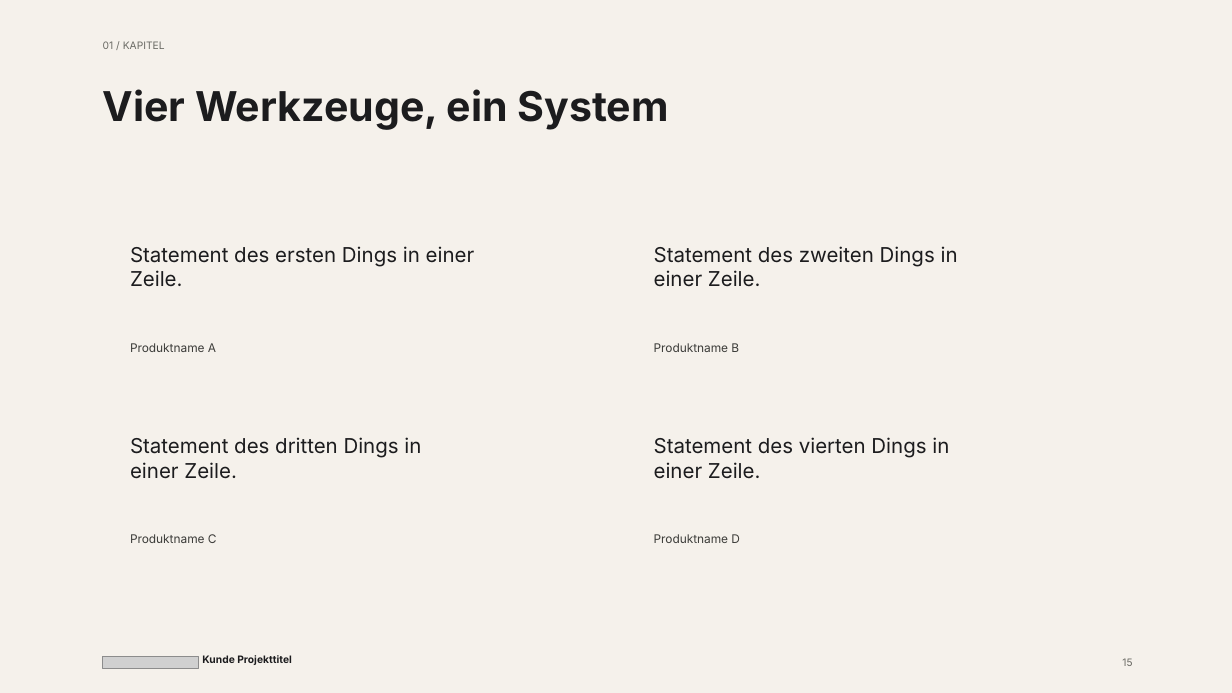
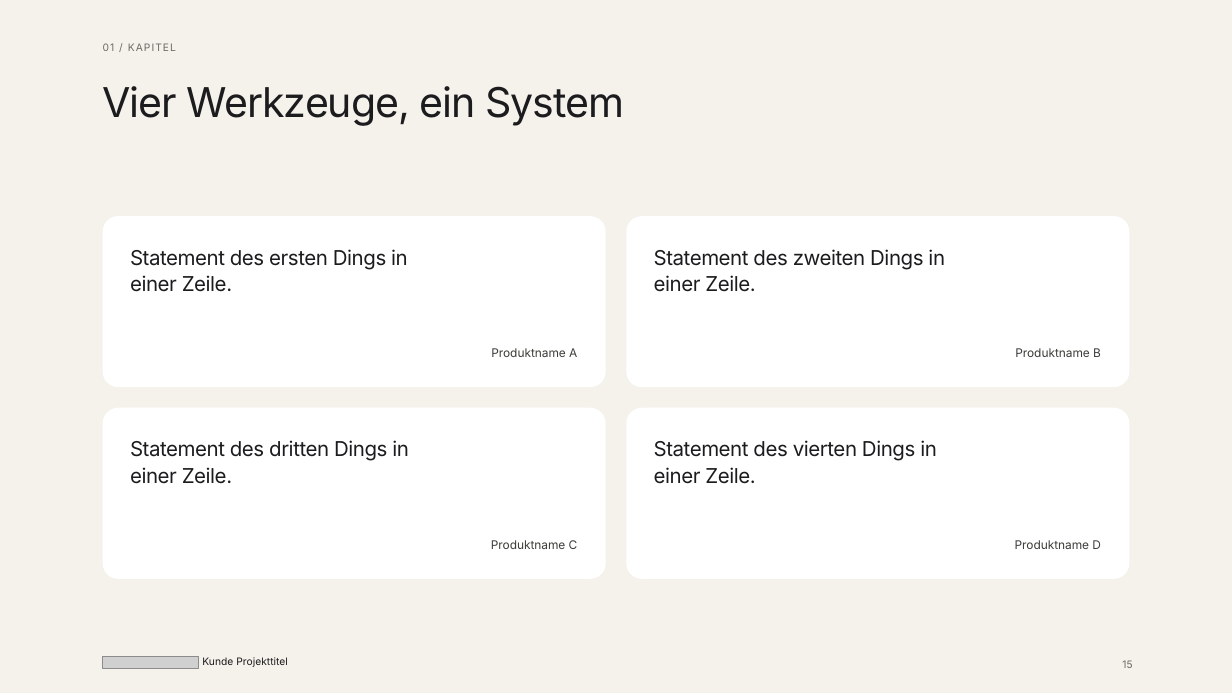
Before and after one commit to BMNils/bridgemaker-brandbook, a slide deck: slide 15 of langdock/pptx-template/bridgemaker-slides-template.pptx. Drawn at 1232x693 pixels with LibreOffice and Linux fonts; fonts in the diff are those of the drawing; grey boxes stand for pictures. Boxes give left, top, right and bottom in pixels: in the first picture for what was removed or moved away, otherwise in the second. Text is boxed around its words. In the diff, an @@ line names an element or a change of style, - is before the commit and + after.

```diff
--- a/langdock/pptx-template/bridgemaker-slides-template.pptx
+++ b/langdock/pptx-template/bridgemaker-slides-template.pptx
@@ text "01 / KAPITEL" at (x1=103, y1=43, x2=115, y2=51): letter spacing 0 to 0.8 pt; line spacing 1 to 11.2pt @@
@@ text "Vier Werkzeuge, ein System" at (x1=103, y1=86, x2=625, y2=126): letter spacing 0 to -0.8 pt, bold off; line spacing 1 to 36.8pt @@
@@ rounded rectangle added at (x1=103, y1=216, x2=605, y2=387), fill #FFFFFF @@
@@ rounded rectangle added at (x1=627, y1=216, x2=1129, y2=387), fill #FFFFFF @@
@@ letter spacing 0 to -0.3 pt; line spacing 1 to 20.8pt in 4 elements at (x1=654, y1=249, x2=945, y2=292), (x1=654, y1=440, x2=937, y2=484), (x1=130, y1=440, x2=409, y2=484), (x1=130, y1=249, x2=408, y2=292) @@
@@ text "Produktname A" moved from (x1=130, y1=343, x2=216, y2=352) to (x1=491, y1=348, x2=577, y2=357) @@
@@ line spacing 1 to 14pt in 4 elements at (x1=1015, y1=540, x2=1101, y2=549), (x1=491, y1=348, x2=577, y2=357), (x1=491, y1=540, x2=578, y2=549), (x1=1015, y1=348, x2=1101, y2=357) @@
@@ text "Produktname B" moved from (x1=654, y1=343, x2=739, y2=352) to (x1=1015, y1=348, x2=1101, y2=357) @@
@@ rounded rectangle added at (x1=103, y1=408, x2=605, y2=579), fill #FFFFFF @@
@@ rounded rectangle added at (x1=627, y1=408, x2=1129, y2=579), fill #FFFFFF @@
@@ text "Produktname C" moved from (x1=130, y1=534, x2=217, y2=543) to (x1=491, y1=540, x2=578, y2=549) @@
@@ text "Produktname D" moved from (x1=654, y1=534, x2=740, y2=543) to (x1=1015, y1=540, x2=1101, y2=549) @@
@@ text "Kunde Projekttitel" at (x1=202, y1=657, x2=288, y2=667): bold off; line spacing 1 to 11.2pt @@
@@ text "15" at (x1=1122, y1=660, x2=1132, y2=668): line spacing 1 to 11.2pt @@
```
Also in this commit, not shown: 19 other slides changed, 2 other files.
